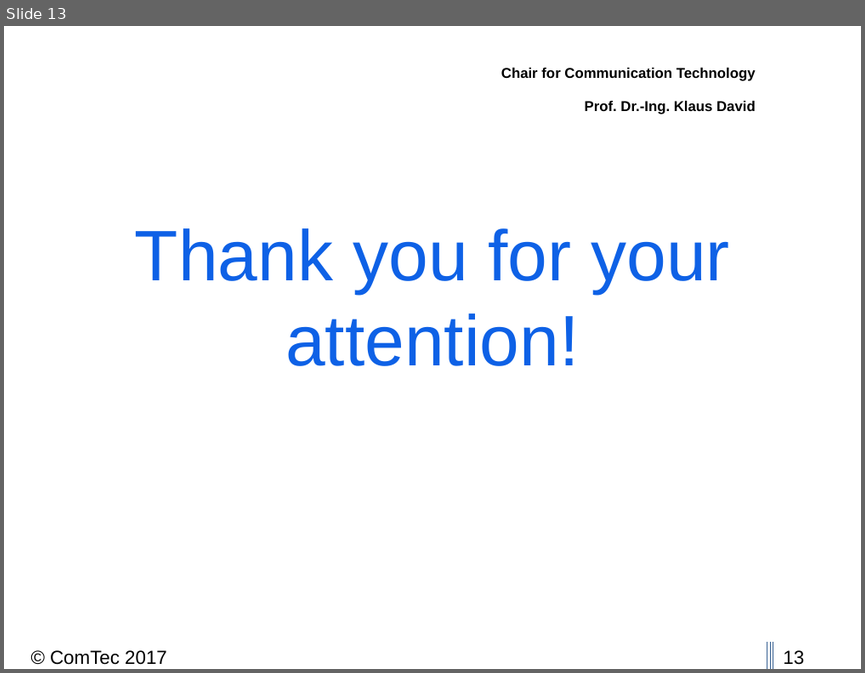
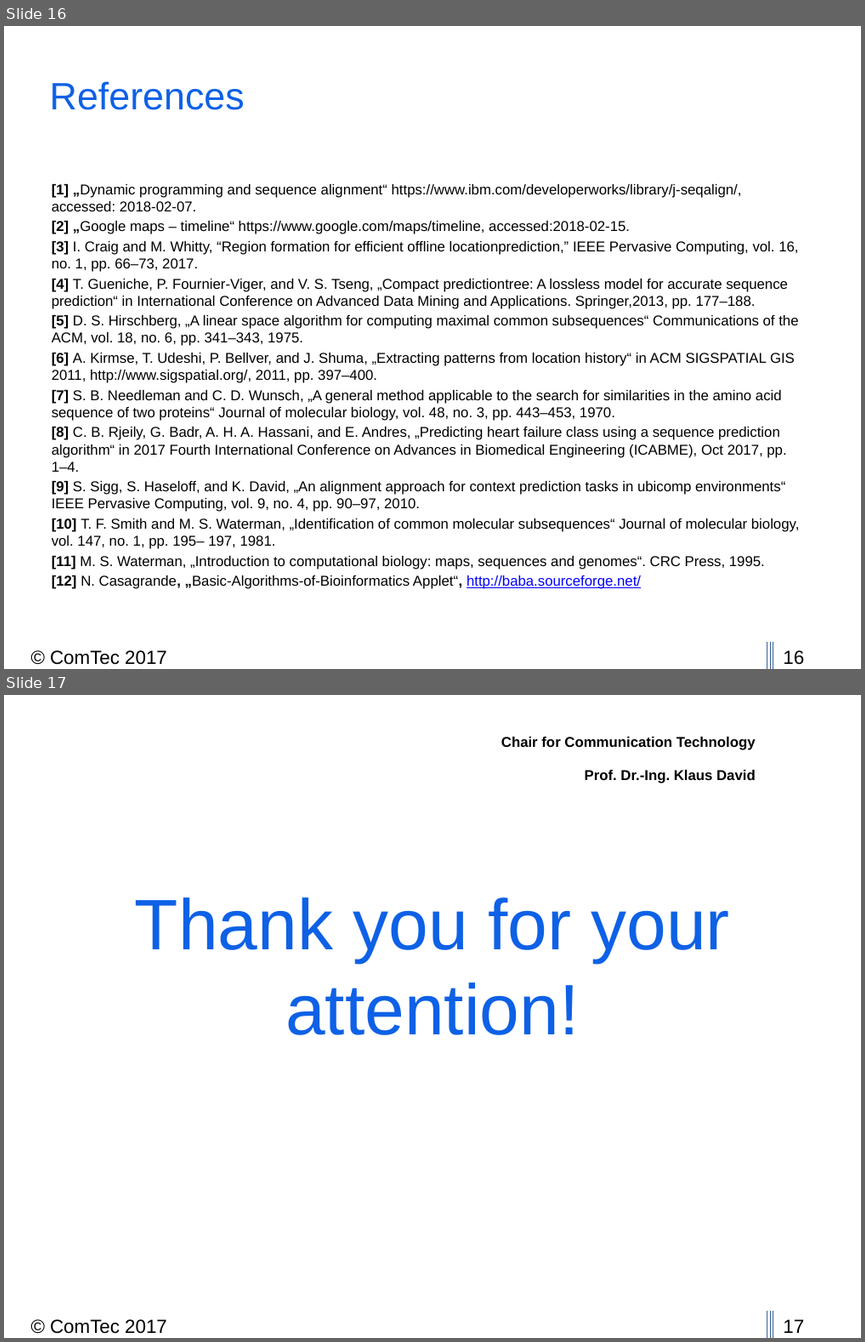
Before and after one commit to thedrayman/ct2-alignment, a slide deck: Presentation/CT2_2017_Alignment.pptx. Shown one above the other, each under a label of ours: slide 13 before the commit, slides 16 and 17 after it. The pictures are 865x673 and 865x1342 pixels, drawn with LibreOffice and Linux fonts; fonts in the diff are those of the drawing; background and template pictures are left out. Boxes give left, top, right and bottom in pixels: in the first picture for what was removed or moved away, otherwise in the second. Text is boxed around its words. In the diff, an @@ line names an element or a change of style, - is before the commit and + after.

Commit message:
added more to presentation and added sw baba image for paper (not in text)

```diff
--- a/Presentation/CT2_2017_Alignment.pptx
+++ b/Presentation/CT2_2017_Alignment.pptx
@@ slide 16 added at (4,26,861,669), background #FFFFFF; not listed: 5 template elements that a slide beside it also shows @@
@@ title added at (50,81,245,110), 32 pt, text #0E61E6 @@
+References
@@ text added at (52,184,800,589), 12 pt, text #000000 @@
+[1] „Dynamic programming and sequence alignment“ https://www.ibm.com/developerworks/library/j-seqalign/, accessed: 2018-02-07.
+[2] „Google maps – timeline“ https://www.google.com/maps/timeline, accessed:2018-02-15.
+[3] I. Craig and M. Whitty, “Region formation for efficient offline locationprediction,” IEEE Pervasive Computing, vol. 16, no. 1, pp. 66–73, 2017.
+[4] T. Gueniche, P. Fournier-Viger, and V. S. Tseng, „Compact predictiontree: A lossless model for accurate sequence prediction“ in International Conference on Advanced Data Mining and Applications. Springer,2013, pp. 177–188.
+[5] D. S. Hirschberg, „A linear space algorithm for computing maximal common subsequences“ Communications of the ACM, vol. 18, no. 6, pp. 341–343, 1975.
+[6] A. Kirmse, T. Udeshi, P. Bellver, and J. Shuma, „Extracting patterns from location history“ in ACM SIGSPATIAL GIS 2011, http://www.sigspatial.org/, 2011, pp. 397–400.
+[7] S. B. Needleman and C. D. Wunsch, „A general method applicable to the search for similarities in the amino acid sequence of two proteins“ Journal of molecular biology, vol. 48, no. 3, pp. 443–453, 1970.
+[8] C. B. Rjeily, G. Badr, A. H. A. Hassani, and E. Andres, „Predicting heart failure class using a sequence prediction algorithm“ in 2017 Fourth International Conference on Advances in Biomedical Engineering (ICABME), Oct 2017, pp. 1–4.
+[9] S. Sigg, S. Haseloff, and K. David, „An alignment approach for context prediction tasks in ubicomp environments“ IEEE Pervasive Computing, vol. 9, no. 4, pp. 90–97, 2010.
+[10] T. F. Smith and M. S. Waterman, „Identification of common molecular subsequences“ Journal of molecular biology, vol. 147, no. 1, pp. 195– 197, 1981.
+[11] M. S. Waterman, „Introduction to computational biology: maps, sequences and genomes“. CRC Press, 1995.
+[12] N. Casagrande, „Basic-Algorithms-of-Bioinformatics Applet“, http://baba.sourceforge.net/
@@ what was slide 13 is now slide 17 @@
@@ page number at (783,1319,804,1333): text changed @@
-13
+17
```
Also in this commit, not shown: 7 slides changed, 7 other slides added, 3 slides removed, 4 other files.
